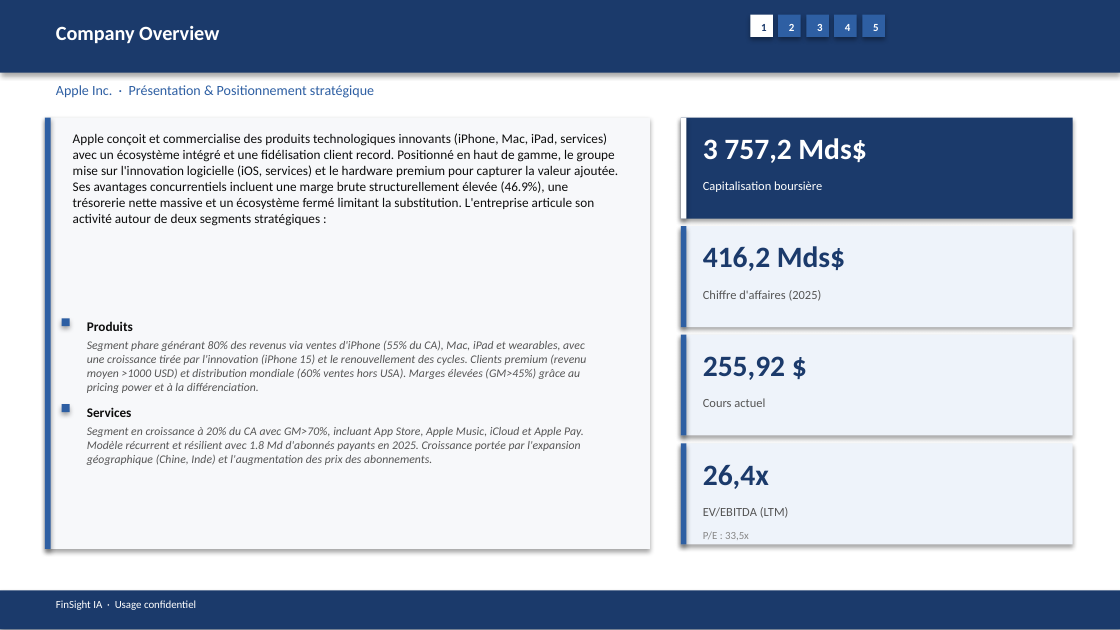
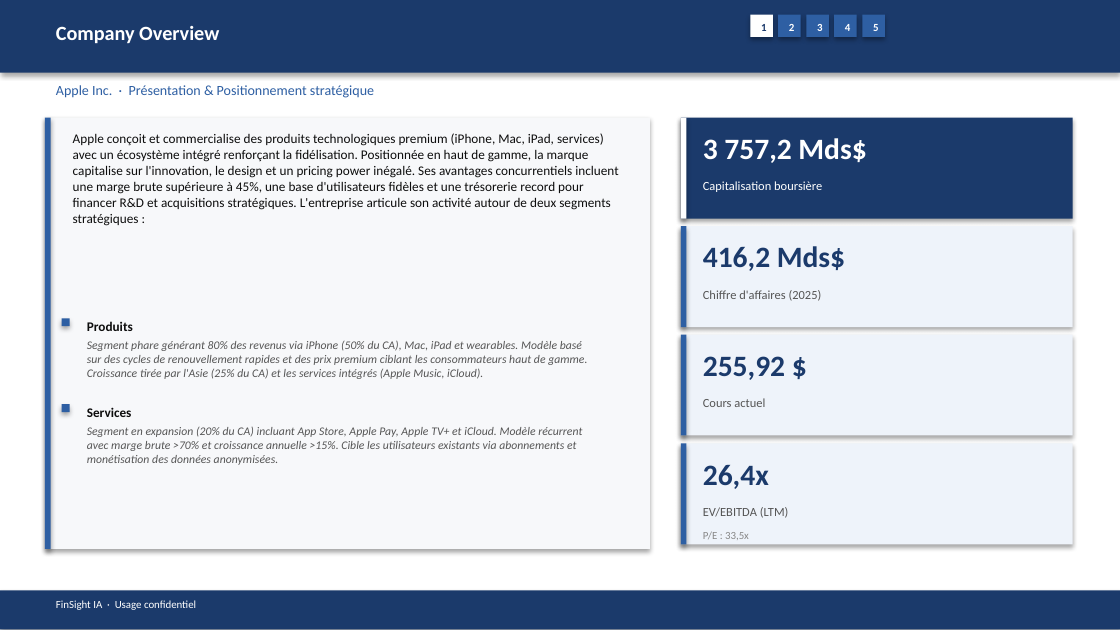
Before and after one commit to baptistejeh07-art/finsight-ia, a slide deck: slide 5 of preview/AAPL/AAPL_pitchbook.pptx. Drawn at 1120x630 pixels with LibreOffice and Linux fonts; fonts in the diff are those of the drawing. Boxes give left, top, right and bottom in pixels: in the first picture for what was removed or moved away, otherwise in the second. Text is boxed around its words. In the diff, an @@ line names an element or a change of style, - is before the commit and + after.

```diff
--- a/preview/AAPL/AAPL_pitchbook.pptx
+++ b/preview/AAPL/AAPL_pitchbook.pptx
@@ text at (x1=73, y1=133, x2=618, y2=226): text changed @@
-Apple conçoit et commercialise des produits technologiques innovants (iPhone, Mac, iPad, services) avec un écosystème intégré et une fidélisation client record. Positionné en haut de gamme, le groupe mise sur l'innovation logicielle (iOS, services) et le hardware premium pour capturer la valeur ajoutée. Ses avantages concurrentiels incluent une marge brute structurellement élevée (46.9%), une trésorerie nette massive et un écosystème fermé limitant la substitution. L'entreprise articule son activité autour de deux segments stratégiques :
+Apple conçoit et commercialise des produits technologiques premium (iPhone, Mac, iPad, services) avec un écosystème intégré renforçant la fidélisation. Positionnée en haut de gamme, la marque capitalise sur l'innovation, le design et un pricing power inégalé. Ses avantages concurrentiels incluent une marge brute supérieure à 45%, une base d'utilisateurs fidèles et une trésorerie record pour financer R&D et acquisitions stratégiques. L'entreprise articule son activité autour de deux segments stratégiques :
@@ text at (x1=87, y1=341, x2=587, y2=379): text changed @@
-Segment phare générant 80% des revenus via ventes d'iPhone (55% du CA), Mac, iPad et wearables, avec une croissance tirée par l'innovation (iPhone 15) et le renouvellement des cycles. Clients premium (revenu moyen >1000 USD) et distribution mondiale (60% ventes hors USA). Marges élevées (GM>45%) grâce au pricing power et à la différenciation.
+Segment phare générant 80% des revenus via iPhone (50% du CA), Mac, iPad et wearables. Modèle basé sur des cycles de renouvellement rapides et des prix premium ciblant les consommateurs haut de gamme. Croissance tirée par l'Asie (25% du CA) et les services intégrés (Apple Music, iCloud).
@@ text at (x1=87, y1=427, x2=582, y2=465): text changed @@
-Segment en croissance à 20% du CA avec GM>70%, incluant App Store, Apple Music, iCloud et Apple Pay. Modèle récurrent et résilient avec 1.8 Md d'abonnés payants en 2025. Croissance portée par l'expansion géographique (Chine, Inde) et l'augmentation des prix des abonnements.
+Segment en expansion (20% du CA) incluant App Store, Apple Pay, Apple TV+ et iCloud. Modèle récurrent avec marge brute >70% et croissance annuelle >15%. Cible les utilisateurs existants via abonnements et monétisation des données anonymisées.
```
Also in this commit, not shown: 14 other slides changed, 4 other files.
